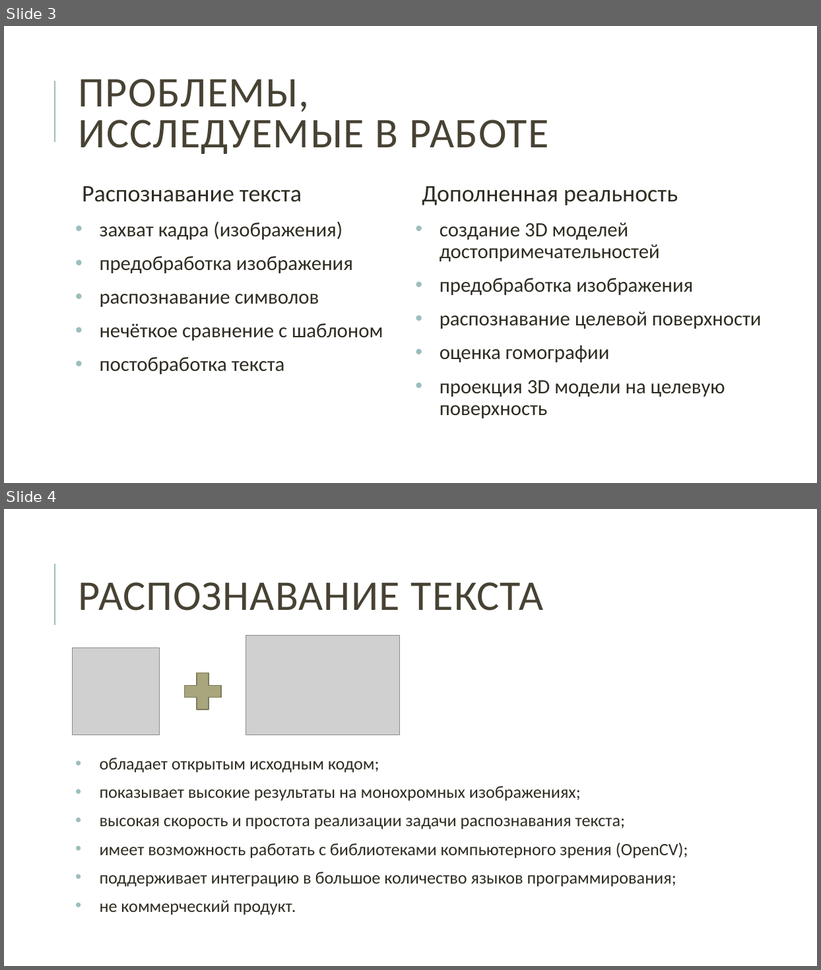
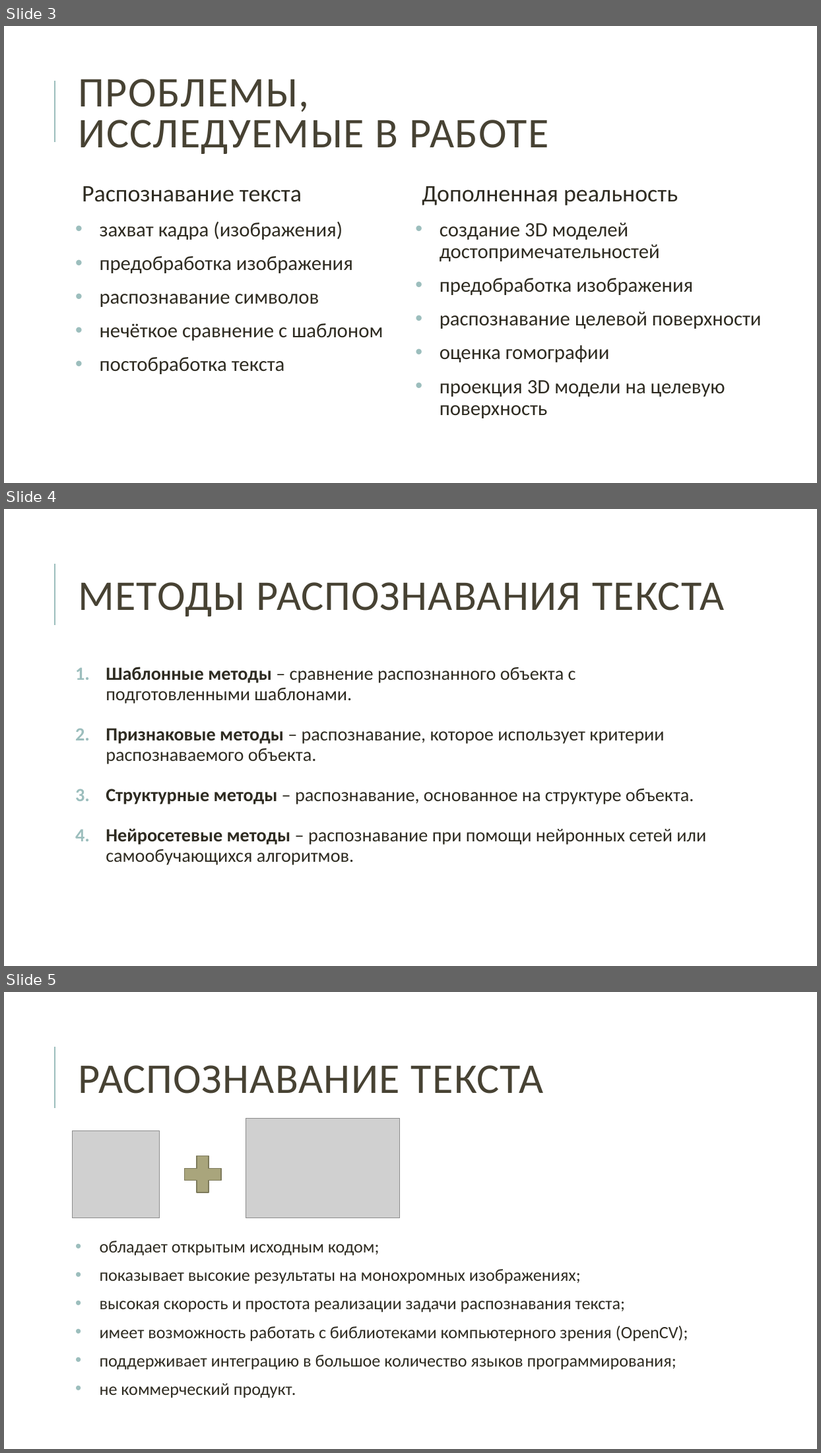
Before and after one commit to kompot-Vjacovich/Diplom, a slide deck: Презентация.pptx. Shown one above the other, each under a label of ours: slides 3 and 4 before the commit, slides 3, 4 and 5 after it. The pictures are 821x970 and 821x1453 pixels, drawn with LibreOffice and Linux fonts; fonts in the diff are those of the drawing; grey boxes stand for pictures. Boxes give left, top, right and bottom in pixels: in the first picture for what was removed or moved away, otherwise in the second. Text is boxed around its words. In the diff, an @@ line names an element or a change of style, - is before the commit and + after.

```diff
--- a/Презентация.pptx
+++ b/Презентация.pptx
@@ slide 4 added at <box>4,509,817,966</box>, background #FFFFFF; not listed: 1 template element that a slide beside it also shows @@
@@ title added at <box>79,582,725,617</box>, 50 pt, text #474233 @@
+МЕТОДЫ РАСПОЗНАВАНИЯ ТЕКСТА
@@ text added at <box>106,667,706,865</box>, 22 pt, text #2E2B21 @@
+1. Шаблонные методы – сравнение распознанного объекта с подготовленными шаблонами.
+2. Признаковые методы – распознавание, которое использует критерии распознаваемого объекта.
+3. Структурные методы – распознавание, основанное на структуре объекта.
+4. Нейросетевые методы – распознавание при помощи нейронных сетей или самообучающихся алгоритмов.
@@ what was slide 4 is now slide 5 @@
```
Also in this commit, not shown: 1 slide changed, 1 other slide added, 48 other files.
